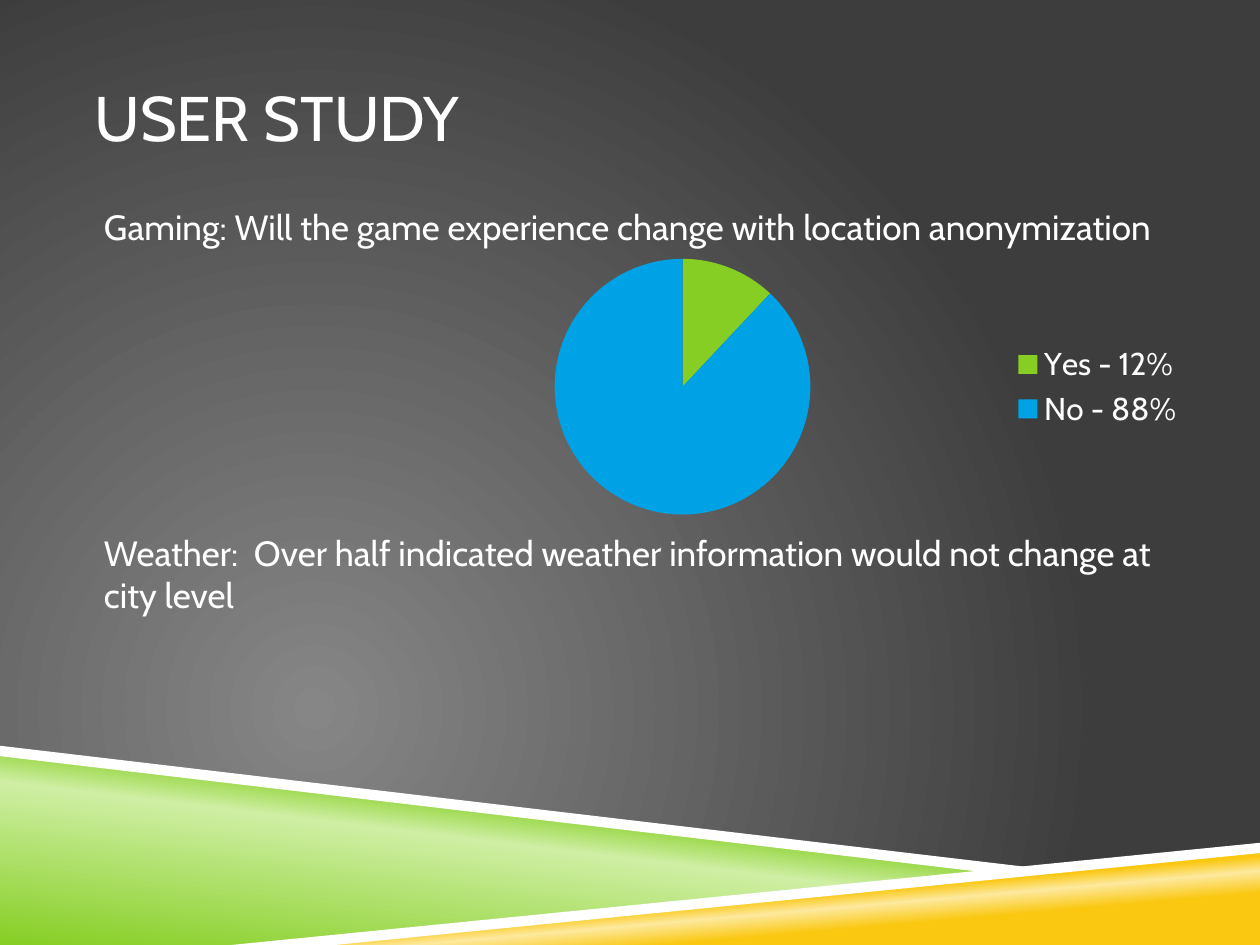
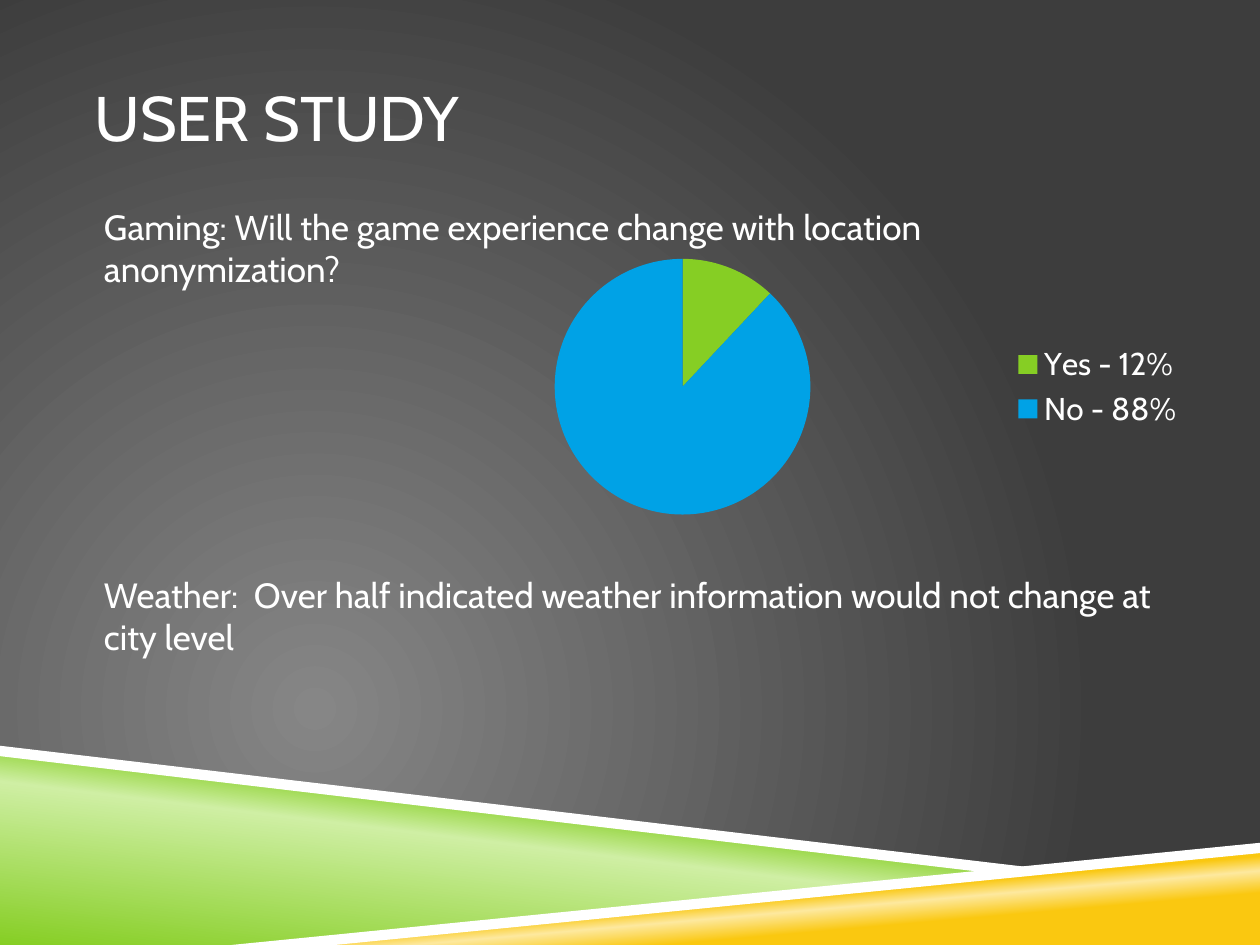
Before and after one commit to vfasburg/cse_825, a slide deck: slide 17 of PaperPresentation/Paper_Presentation_Fasburg_Reiff_Thomas.pptx. Drawn at 1260x945 pixels with LibreOffice and Linux fonts; fonts in the diff are those of the drawing; background and template pictures are left out. Boxes give left, top, right and bottom in pixels: in the first picture for what was removed or moved away, otherwise in the second. Text is boxed around its words. In the diff, an @@ line names an element or a change of style, - is before the commit and + after.

```diff
--- a/PaperPresentation/Paper_Presentation_Fasburg_Reiff_Thomas.pptx
+++ b/PaperPresentation/Paper_Presentation_Fasburg_Reiff_Thomas.pptx
@@ text at bbox=[104, 213, 921, 291]: text changed @@
-Gaming: Will the game experience change with location anonymization
+Gaming: Will the game experience change with location anonymization?
```
Also in this commit, not shown: 5 other slides changed.
